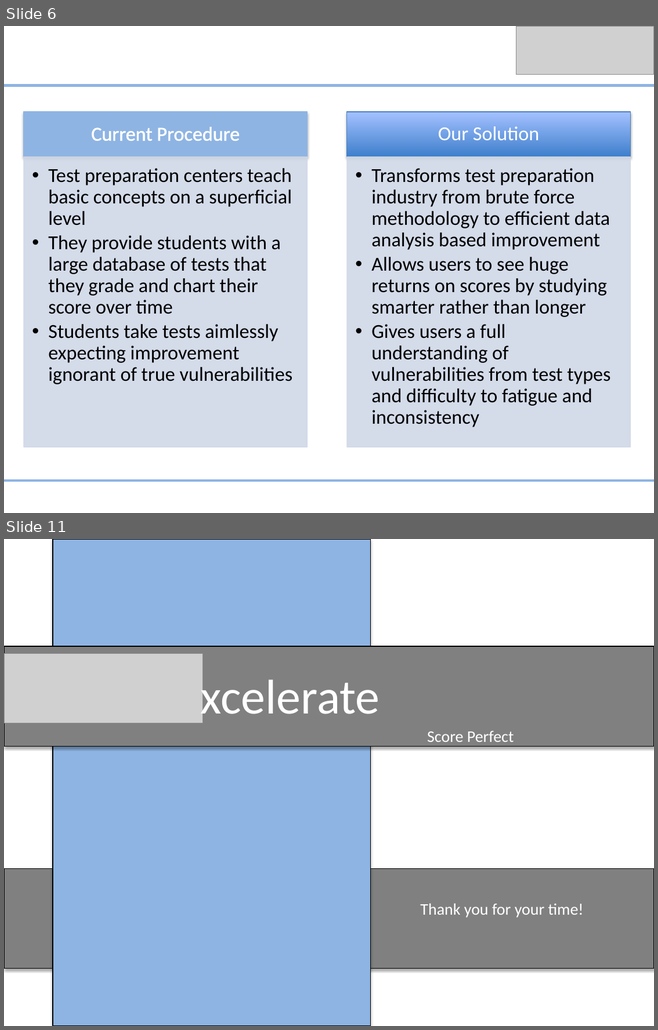
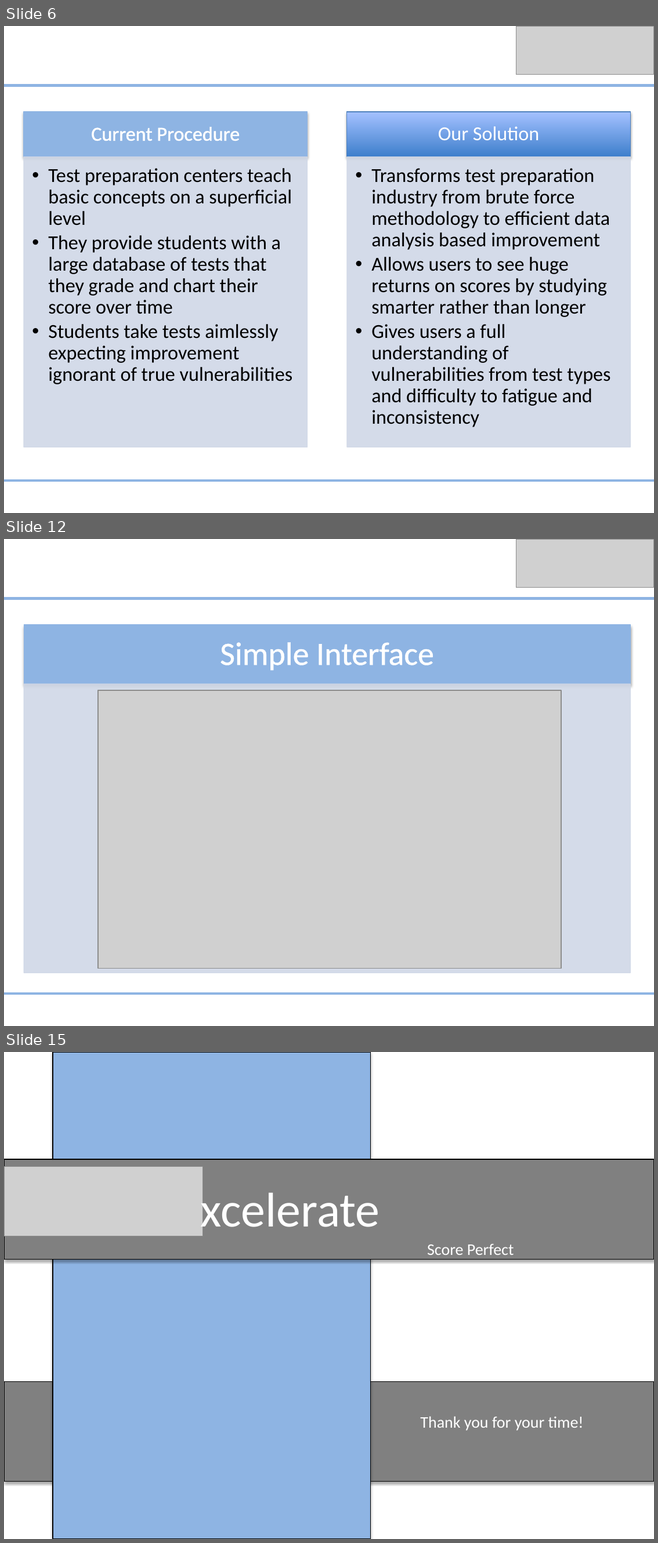
Before and after one commit to av8ramit/excelerate, a slide deck: Documents/Business Plan.pptx. Shown one above the other, each under a label of ours: slides 6 and 11 before the commit, slides 6, 12 and 15 after it; the slides between them are not shown. The pictures are 658x1030 and 658x1543 pixels, drawn with LibreOffice and Linux fonts; fonts in the diff are those of the drawing; grey boxes stand for pictures. Boxes give left, top, right and bottom in pixels: in the first picture for what was removed or moved away, otherwise in the second. Text is boxed around its words. In the diff, an @@ line names an element or a change of style, - is before the commit and + after.

```diff
--- a/Documents/Business Plan.pptx
+++ b/Documents/Business Plan.pptx
@@ slide 12 added at bbox=[4, 539, 654, 1026], background #FFFFFF @@
@@ picture added at bbox=[516, 539, 654, 587] @@
@@ line added from (4, 599) to (654, 599), #8EB4E3 3 pt @@
@@ rectangle added at bbox=[24, 625, 630, 684], fill #8EB4E3, outline #8EB4E3 0.75 pt @@
@@ text added at bbox=[220, 642, 434, 671], 36 pt, text #FFFFFF @@
+Simple Interface
@@ rectangle added at bbox=[24, 684, 630, 973], fill #D0D8E8 at 90% opacity, outline #D0D8E8 0.75 pt @@
@@ picture added at bbox=[98, 690, 561, 968] @@
@@ line added from (4, 994) to (654, 994), #8EB4E3 3 pt @@
@@ what was slide 11 is now slide 15 @@
```
Also in this commit, not shown: 4 slides changed, 4 other slides added, 1 slide removed, 2 other files.
